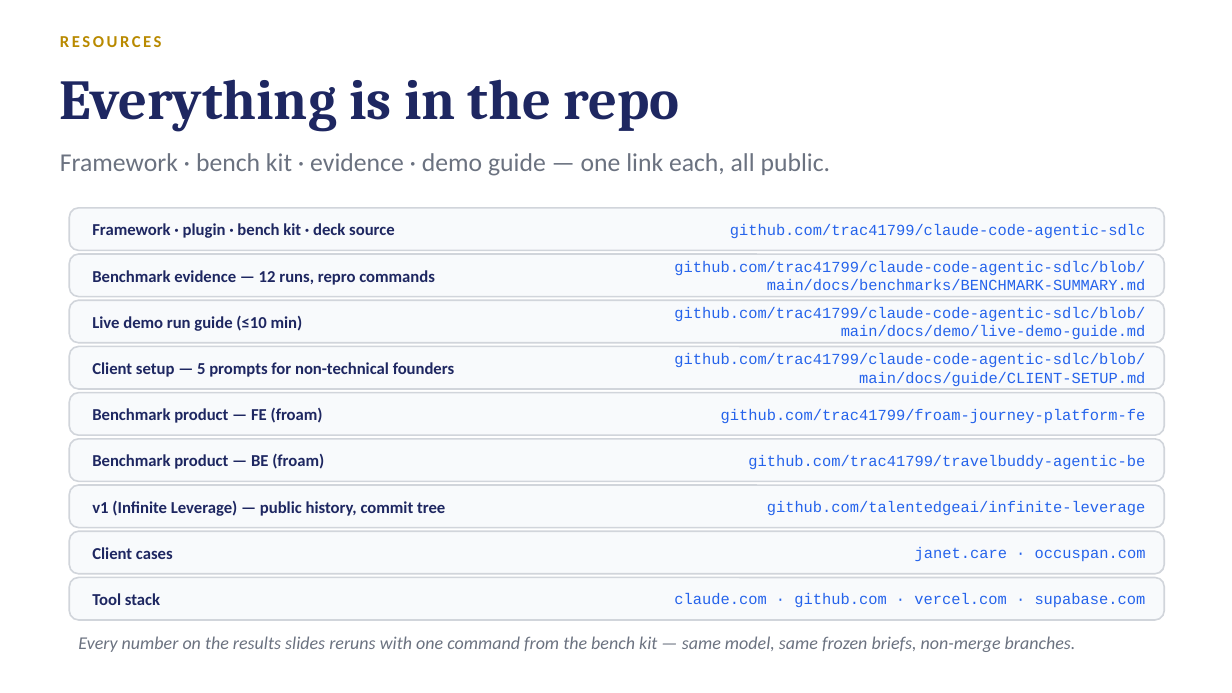
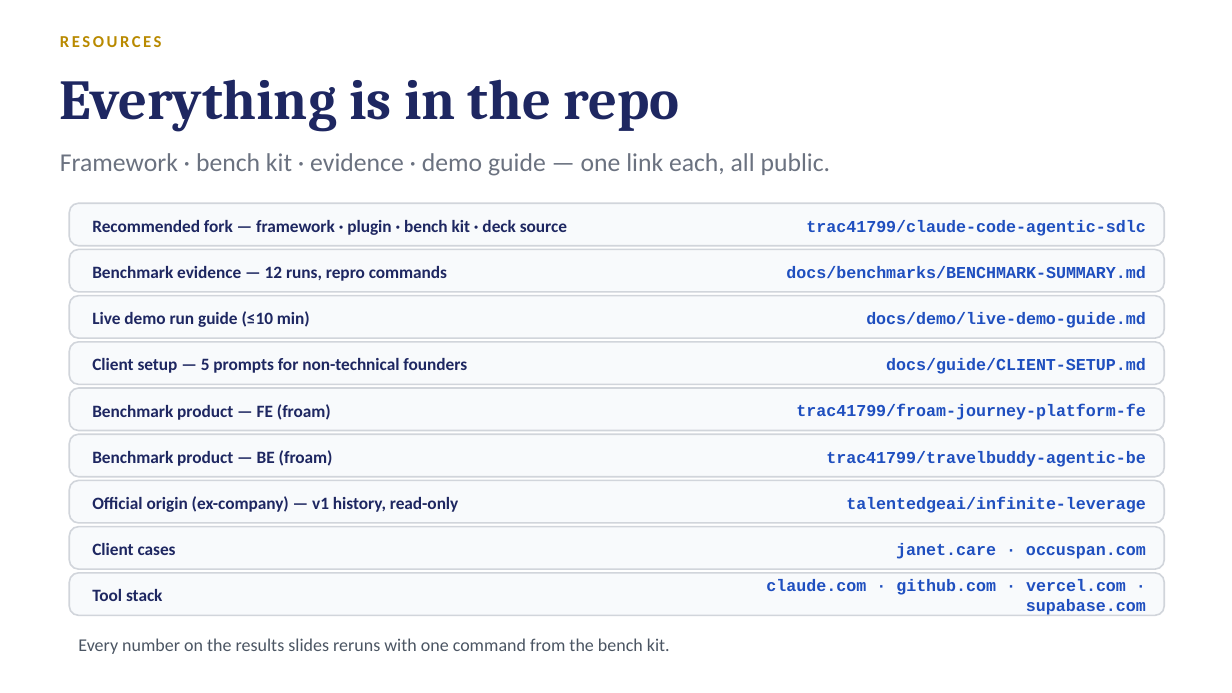
Before and after one commit to trac41799/claude-code-agentic-sdlc, a slide deck: slide 15 of docs/slides/Agentic-SDLC-Tech-Audience.pptx (slide 14 before the commit). Drawn at 1232x693 pixels with LibreOffice and Linux fonts; fonts in the diff are those of the drawing. Boxes give left, top, right and bottom in pixels: in the first picture for what was removed or moved away, otherwise in the second. Text is boxed around its words. In the diff, an @@ line names an element or a change of style, - is before the commit and + after.

Commit message:
deck: fork-first notice slide (tinker on the fork, official repo read-only), consistent repo naming on install+links slides, readability overhaul of slides 13-16 per vision review (larger fonts, contrast, column headers, fixed card overflow, shortened URLs)

```diff
--- a/docs/slides/Agentic-SDLC-Tech-Audience.pptx
+++ b/docs/slides/Agentic-SDLC-Tech-Audience.pptx
@@ text at bbox=[92, 220, 567, 235]: text changed; size 13 to 13.5 pt @@
-Framework · plugin · bench kit · deck source
+Recommended fork — framework · plugin · bench kit · deck source
@@ text at bbox=[806, 220, 1146, 236]: text changed; size 12 to 13 pt; text colour #2563EB to #1F4FBF; bold on @@
-github.com/trac41799/claude-code-agentic-sdlc
+trac41799/claude-code-agentic-sdlc
@@ text at bbox=[786, 266, 1146, 278]: text changed; size 12 to 13 pt; text colour #2563EB to #1F4FBF; bold on @@
-github.com/trac41799/claude-code-agentic-sdlc/blob/main/docs/benchmarks/BENCHMARK-SUMMARY.md
+docs/benchmarks/BENCHMARK-SUMMARY.md
@@ text at bbox=[866, 312, 1146, 328]: text changed; size 12 to 13 pt; text colour #2563EB to #1F4FBF; bold on @@
-github.com/trac41799/claude-code-agentic-sdlc/blob/main/docs/demo/live-demo-guide.md
+docs/demo/live-demo-guide.md
@@ text at bbox=[886, 358, 1146, 374]: text changed; size 12 to 13 pt; text colour #2563EB to #1F4FBF; bold on @@
-github.com/trac41799/claude-code-agentic-sdlc/blob/main/docs/guide/CLIENT-SETUP.md
+docs/guide/CLIENT-SETUP.md
@@ text at bbox=[796, 404, 1146, 420]: text changed; size 12 to 13 pt; text colour #2563EB to #1F4FBF; bold on @@
-github.com/trac41799/froam-journey-platform-fe
+trac41799/froam-journey-platform-fe
@@ text at bbox=[826, 451, 1146, 467]: text changed; size 12 to 13 pt; text colour #2563EB to #1F4FBF; bold on @@
-github.com/trac41799/travelbuddy-agentic-be
+trac41799/travelbuddy-agentic-be
@@ text at bbox=[92, 496, 459, 512]: text changed; size 13 to 13.5 pt @@
-v1 (Infinite Leverage) — public history, commit tree
+Official origin (ex-company) — v1 history, read-only
@@ text at bbox=[846, 496, 1146, 513]: text changed; size 12 to 13 pt; text colour #2563EB to #1F4FBF; bold on @@
-github.com/talentedgeai/infinite-leverage
+talentedgeai/infinite-leverage
@@ text "janet.care · occuspan.com": place and size @@
-text "janet.care · occuspan.com" at bbox=[915, 547, 1146, 561]
+text "janet.care · occuspan.com" at bbox=[896, 543, 1146, 559]
@@ text "janet.care · occuspan.com" at bbox=[896, 543, 1146, 559]: size 12 to 13 pt, text colour #2563EB to #1F4FBF, bold on @@
@@ 9 rounded rectangles: place and size @@
-9 rounded rectangles at bbox=[69, 208, 1165, 620]
+9 rounded rectangles at bbox=[69, 203, 1165, 616]
@@ size 13 to 13.5 pt in 7 elements at bbox=[92, 266, 447, 281], bbox=[92, 311, 310, 327], bbox=[92, 358, 467, 373], bbox=[92, 404, 331, 420], bbox=[92, 450, 333, 466], bbox=[92, 543, 176, 555], bbox=[92, 589, 163, 601] @@
@@ text "claude.com · github.com · vercel.com ..." at bbox=[766, 579, 1146, 615]: size 12 to 13 pt, text colour #2563EB to #1F4FBF, bold on @@
@@ text "claude.com · github.com · vercel.com ...": place and size @@
-text "claude.com · github.com · vercel.com ..." at bbox=[674, 593, 1146, 607]
+text "claude.com · github.com · vercel.com ..." at bbox=[766, 579, 1146, 615]
@@ text at bbox=[78, 638, 670, 654]: text changed; text colour #6B7280 to #4B5563; italic off @@
-Every number on the results slides reruns with one command from the bench kit — same model, same frozen briefs, non-merge branches.
+Every number on the results slides reruns with one command from the bench kit.
```
Also in this commit, not shown: 4 other slides changed, 1 slide added, 1 other file.
